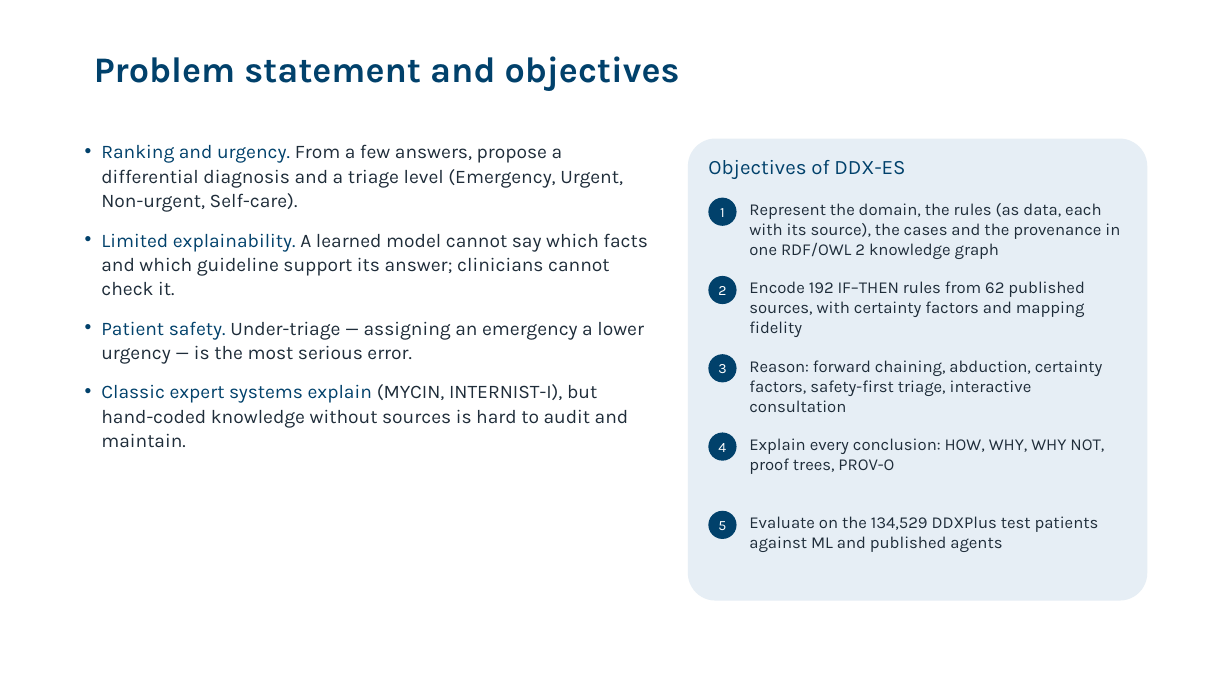
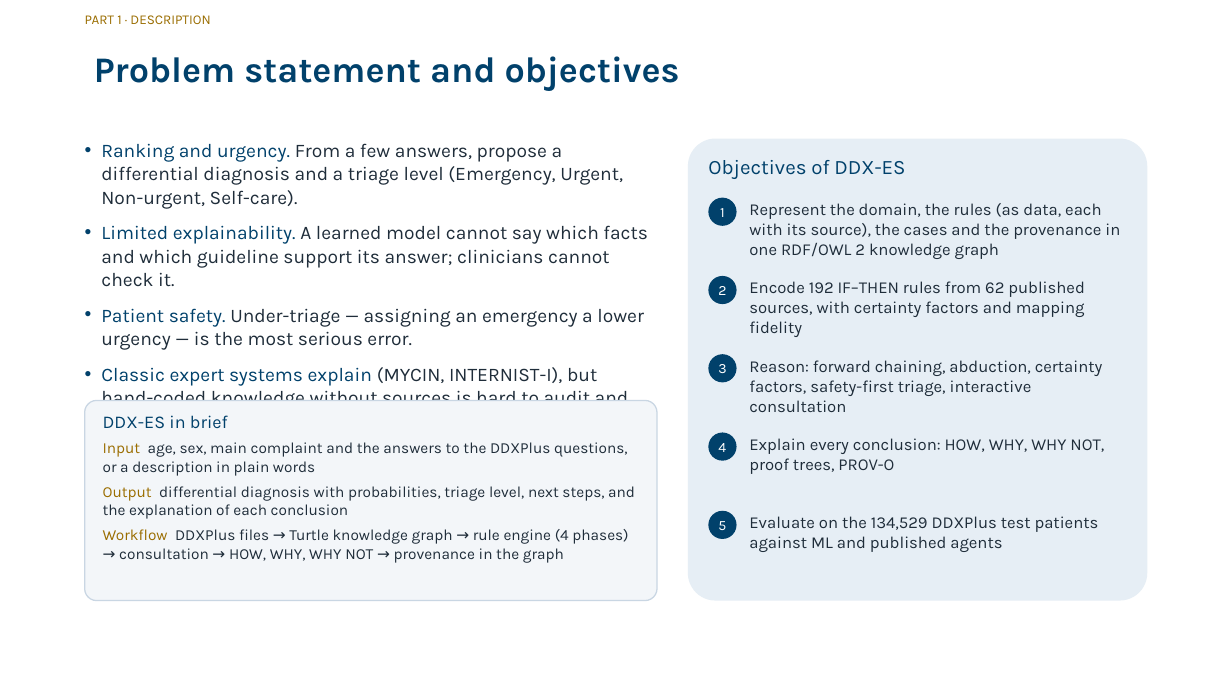
Before and after one commit to zidanarsyad/ddx-expert-system, a slide deck: slide 3 of docs/slides.pptx. Drawn at 1232x693 pixels with LibreOffice and Linux fonts; fonts in the diff are those of the drawing; background and template pictures are left out. Boxes give left, top, right and bottom in pixels: in the first picture for what was removed or moved away, otherwise in the second. Text is boxed around its words. In the diff, an @@ line names an element or a change of style, - is before the commit and + after.

```diff
--- a/docs/slides.pptx
+++ b/docs/slides.pptx
@@ text added at [85,15,210,24], 10.5 pt, text #9A6D00 @@
+PART 1 · DESCRIPTION
@@ text "Ranking and urgency. From a ..." at [101,143,647,350]: line spacing 1.05 to 1; less space between paragraphs @@
@@ rounded rectangle added at [85,400,657,601], fill #F3F6F9, outline #C9D6E3 1 pt @@
@@ text added at [103,415,635,563], 12 pt, text #1F2D3A @@
+DDX-ES in brief
+Input age, sex, main complaint and the answers to the DDXPlus questions, or a description in plain words
+Output differential diagnosis with probabilities, triage level, next steps, and the explanation of each conclusion
+Workflow DDXPlus files → Turtle knowledge graph → rule engine (4 phases) → consultation → HOW, WHY, WHY NOT → provenance in the graph
```
Also in this commit, not shown: 22 other slides changed, 2 other files.
